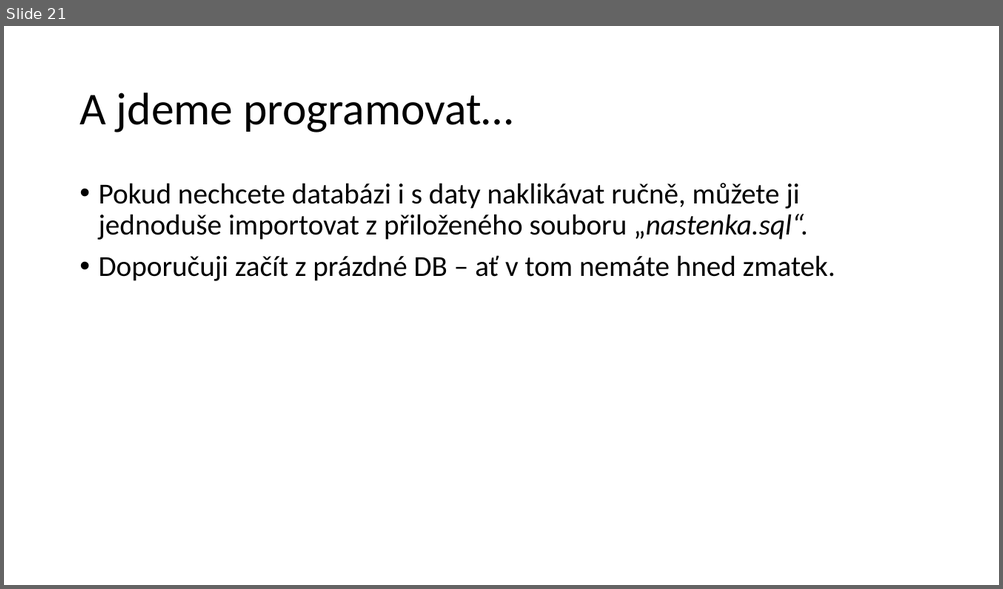
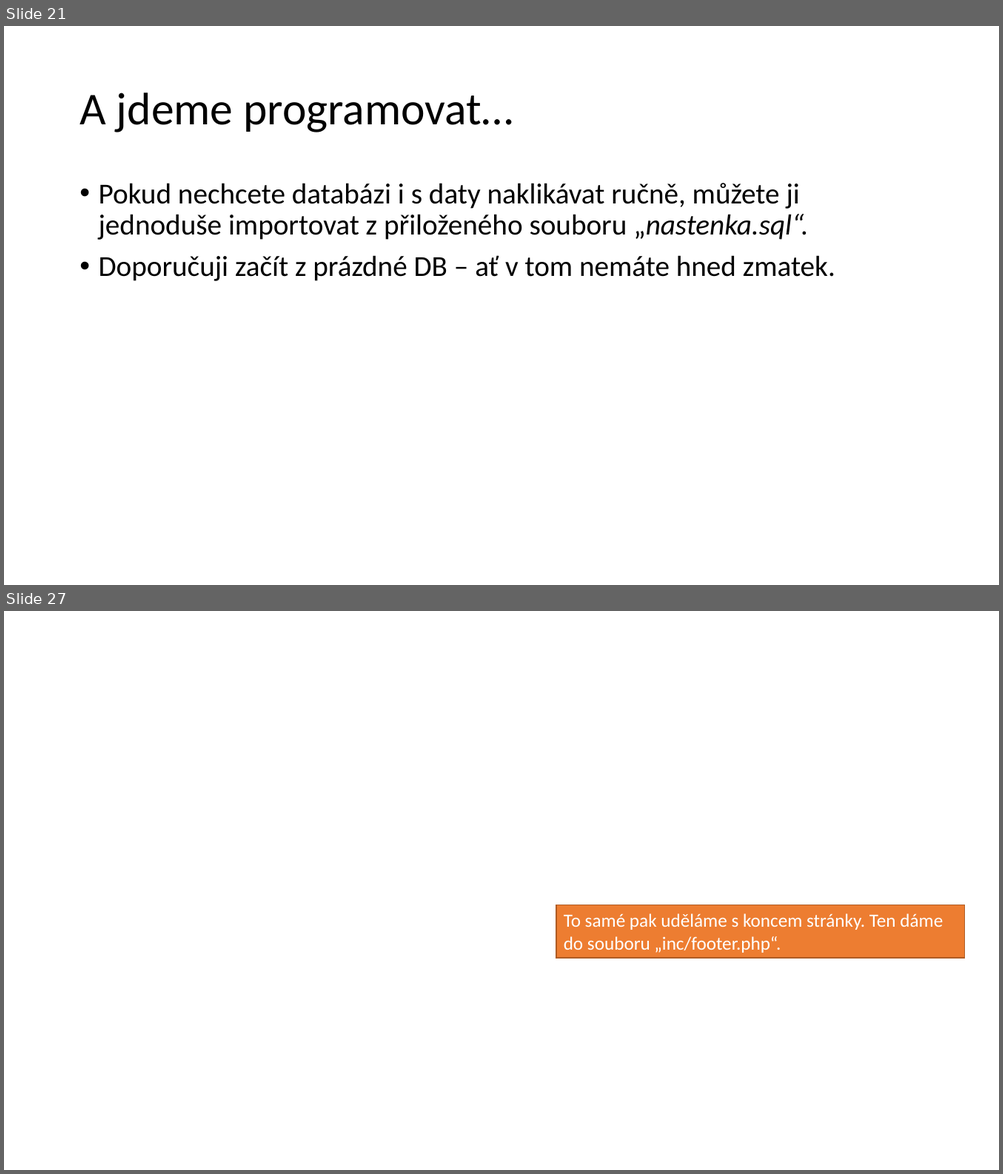
Before and after one commit to 4iz278/cviceni, a slide deck: 05-sql-databaze/05-aplikace-nastenka/prezentace-postup-vyvoje-nastenka.pptx. Shown one above the other, each under a label of ours: slide 21 before the commit, slides 21 and 27 after it; the slides between them are not shown. The pictures are 1003x589 and 1003x1174 pixels, drawn with LibreOffice and Linux fonts; fonts in the diff are those of the drawing; background and template pictures are left out. Boxes give left, top, right and bottom in pixels: in the first picture for what was removed or moved away, otherwise in the second. Text is boxed around its words. In the diff, an @@ line names an element or a change of style, - is before the commit and + after.

```diff
--- a/05-sql-databaze/05-aplikace-nastenka/prezentace-postup-vyvoje-nastenka.pptx
+++ b/05-sql-databaze/05-aplikace-nastenka/prezentace-postup-vyvoje-nastenka.pptx
@@ slide 27 added at [4,611,999,1170], background picture (left out) @@
@@ rectangle added at [556,906,965,959], fill #ED7D31, outline #AF5C24 1 pt, 18 pt, text #FFFFFF @@
+To samé pak uděláme s koncem stránky. Ten dáme do souboru „inc/footer.php“.
```
Also in this commit, not shown: 21 other slides added.
